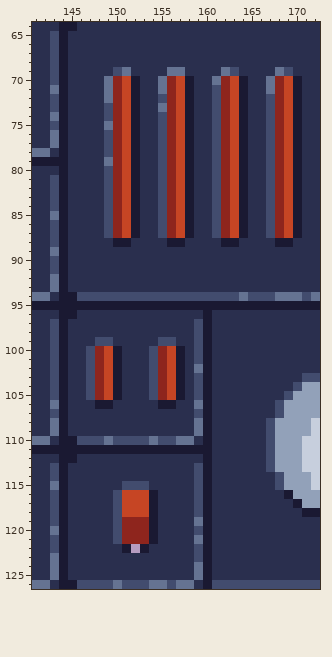
Two versions of one pixel-art file, android/assets/ase/biome_3.ase. The picture above was drawn from the file before the commit.
320x256 pixels, 1 frame. Shown: x 141..172, y 64..126.
After the commit:
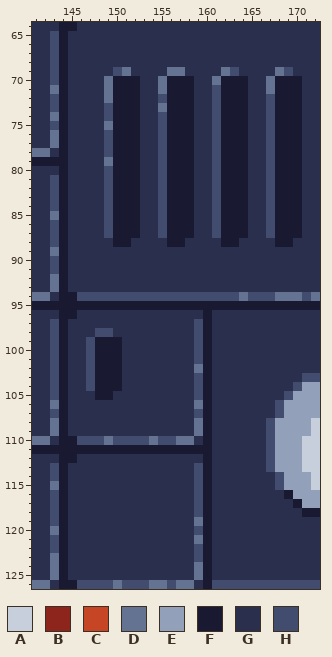
Palette (. is transparent): A #c7cfdd  B #8e251d  C #c64524  D #657392  E #92a1b9  F #1a1932  G #2a2f4e  H #424c6e
From old to new:
--- layer "tiles"
@@ x 141..172 @@
  69 GGHFGGGGGHDGGGGDDGGGGDHGGGGDHGGG
- 70 GGHFGGGGDBCFGGDBCFGGDBCFGGDBCFGG
- 71 GGDFGGGGDBCFGGDBCFGGHBCFGGDBCFGG
- 72 GGHFGGGGDBCFGGHBCFGGHBCFGGHBCFGG
- 73 GGHFGGGGHBCFGGDBCFGGHBCFGGHBCFGG
- 74 GGDFGGGGHBCFGGHBCFGGHBCFGGHBCFGG
- 75 GGHFGGGGDBCFGGHBCFGGHBCFGGHBCFGG
- 76 GGDFGGGGHBCFGGHBCFGGHBCFGGHBCFGG
- 77 GGDFGGGGHBCFGGHBCFGGHBCFGGHBCFGG
- 78 DDGFGGGGHBCFGGHBCFGGHBCFGGHBCFGG
- 79 FFFFGGGGDBCFGGHBCFGGHBCFGGHBCFGG
- 80 GGGFGGGGHBCFGGHBCFGGHBCFGGHBCFGG
- 81 GGHFGGGGHBCFGGHBCFGGHBCFGGHBCFGG
- 82 GGHFGGGGHBCFGGHBCFGGHBCFGGHBCFGG
- 83 GGHFGGGGHBCFGGHBCFGGHBCFGGHBCFGG
- 84 GGHFGGGGHBCFGGHBCFGGHBCFGGHBCFGG
- 85 GGDFGGGGHBCFGGHBCFGGHBCFGGHBCFGG
- 86 GGHFGGGGHBCFGGHBCFGGHBCFGGHBCFGG
- 87 GGHFGGGGHBCFGGHBCFGGHBCFGGHBCFGG
+ 70 GGHFGGGGDFFFGGDFFFGGDFFFGGDFFFGG
+ 71 GGDFGGGGDFFFGGDFFFGGHFFFGGDFFFGG
+ 72 GGHFGGGGDFFFGGHFFFGGHFFFGGHFFFGG
+ 73 GGHFGGGGHFFFGGDFFFGGHFFFGGHFFFGG
+ 74 GGDFGGGGHFFFGGHFFFGGHFFFGGHFFFGG
+ 75 GGHFGGGGDFFFGGHFFFGGHFFFGGHFFFGG
+ 76 GGDFGGGGHFFFGGHFFFGGHFFFGGHFFFGG
+ 77 GGDFGGGGHFFFGGHFFFGGHFFFGGHFFFGG
+ 78 DDGFGGGGHFFFGGHFFFGGHFFFGGHFFFGG
+ 79 FFFFGGGGDFFFGGHFFFGGHFFFGGHFFFGG
+ 80 GGGFGGGGHFFFGGHFFFGGHFFFGGHFFFGG
+ 81 GGHFGGGGHFFFGGHFFFGGHFFFGGHFFFGG
+ 82 GGHFGGGGHFFFGGHFFFGGHFFFGGHFFFGG
+ 83 GGHFGGGGHFFFGGHFFFGGHFFFGGHFFFGG
+ 84 GGHFGGGGHFFFGGHFFFGGHFFFGGHFFFGG
+ 85 GGDFGGGGHFFFGGHFFFGGHFFFGGHFFFGG
+ 86 GGHFGGGGHFFFGGHFFFGGHFFFGGHFFFGG
+ 87 GGHFGGGGHFFFGGHFFFGGHFFFGGHFFFGG
  88 GGHFGGGGGFFGGGGFFGGGGFFGGGGFFGGG
@@ x 145..159 @@
  97 GGGGGGGGGGGGGGH
- 98 GGGGGGGGGGGGGGH
- 99 GGGHHGGGGGHHGGH
-100 GGHBCFGGGHBCFGH
-101 GGHBCFGGGHBCFGH
-102 GGHBCFGGGHBCFGD
-103 GGHBCFGGGHBCFGH
-104 GGHBCFGGGHBCFGH
-105 GGHBCFGGGHBCFGH
-106 GGGFFGGGGGFFGGD
+ 98 GGGHHGGGGGGGGGH
+ 99 GGHFFFGGGGGGGGH
+100 GGHFFFGGGGGGGGH
+101 GGHFFFGGGGGGGGH
+102 GGHFFFGGGGGGGGD
+103 GGHFFFGGGGGGGGH
+104 GGHFFFGGGGGGGGH
+105 GGGFFGGGGGGGGGH
+106 GGGGGGGGGGGGGGD
 107 GGGGGGGGGGGGGGH
@@ x 148..156 @@
 114 GGGGGGGGG
-115 GGGHHHGGG
-116 GGHCCCFGG
-117 GGHCCCFGG
-118 GGHCCCFGG
-119 GGHBBBFGG
-120 GGHBBBFGG
-121 GGHBBBFGG
-122 GGGF.FGGG
+115 GGGGGGGGG
+116 GGGGGGGGG
+117 GGGGGGGGG
+118 GGGGGGGGG
+119 GGGGGGGGG
+120 GGGGGGGGG
+121 GGGGGGGGG
+122 GGGGGGGGG
 123 GGGGGGGGG
Pixel boxes of the changes (left, top, right, bottom) in both pictures:
changed: (113, 76, 131, 238)
changed: (167, 76, 185, 238)
changed: (221, 76, 239, 238)
changed: (275, 76, 293, 238)
changed: (86, 328, 185, 409)
changed: (113, 481, 158, 553)
